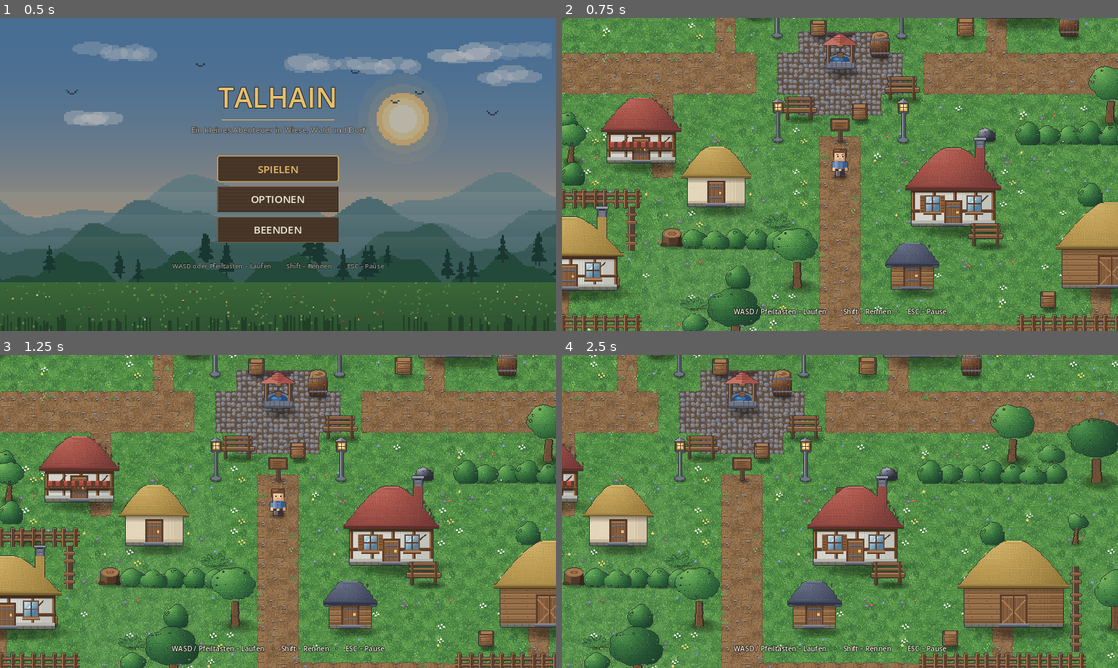
Above: before the commit, frames 1-4 (two rows, left to right).
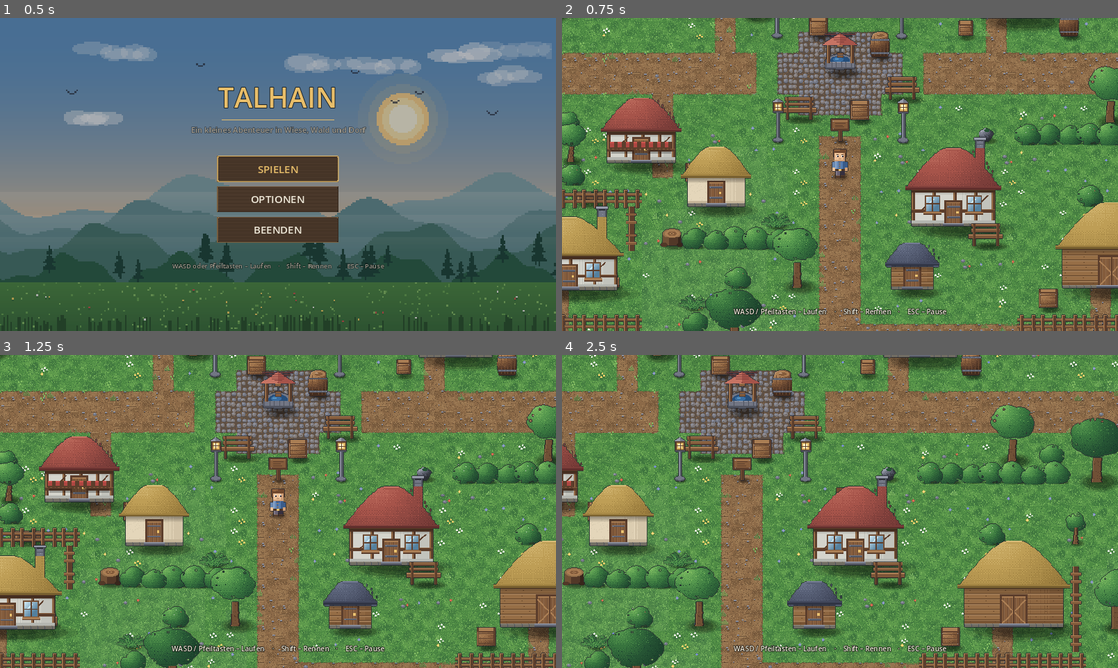
Above: after the commit, the same moments.

Repository: Liouinz/2D-Spiel-
Game: Godot game, scene res://scenes/main.tscn
Same seed, same stepped clock (60 frames per second), same inputs: the game is played once before the commit and once after it.
Inputs (mouse positions are in pixels of both pictures, inside the frame that each line leads up to):
- Up to frame 1 (0.5 s): no input
- Up to frame 2 (0.75 s): click "SPIELEN" at 0.5 s
- Up to frame 3 (1.25 s): no input
- Up to frame 4 (2.5 s): tap Enter at 1.25 s; move the mouse to (962, 495) at 1.27 s; hold D (move_right) 1.28-2 s; hold Shift (run) 1.28-2 s; click (962, 495) at 1.42 s; tap Space at 1.52 s; drag from (728, 527) to (812, 574) at 2.02 s

Frame 1 is identical in both runs. In frame 2, 2.7% of the frame differs, in the area x 0-100%, y 0-100%; in frame 3, 2.7%; in frame 4, 3.3%.

Commit message:
Feinschliff, Credits und Vorher/Nachher-Vergleich
- Farne waren bei 32 Pixeln praktisch unsichtbar: Wedel mit zweifarbigem
  Mittelstiel und paarweisen Fiederblaettchen
- Fichten wirkten als schmale Dreiecke: breitere Etagen mit zweiter,
  versetzter Lage
- Birke: Krone tiefer angesetzt, damit weniger heller Stamm frei steht
- Bodenschatten kraeftiger, die Objekte standen zu sehr ueber dem Boden

CREDITS.md (Auftrag §19/§20): Das Projekt enthaelt keine fremden
Asset-Dateien. Alle Grafiken und Klaenge werden zur Laufzeit berechnet.
Godot selbst (MIT) und die von der Engine gestellte Schrift sind als
einzige fremde Bestandteile dokumentiert. Die Vorbilder aus dem Auftrag
sind als reine Gestaltungsorientierung benannt, ohne uebernommene Inhalte.

Diese Aussage ist nicht nur behauptet: Der Selbsttest durchsucht res://
nach Bild-, Ton- und Schriftdateien und schlaegt fehl, sobald eine
auftaucht. 36 Pruefungen gruen.

README: eindeutige Startanleitung (Auftrag §24) und Vorher/Nachher-Tabelle
mit den Bildschirmfotos beider Aufloesungsstufen (Auftrag §22).

Co-Authored-By: Claude Opus 5 <noreply@anthropic.com>
Claude-Session: https://claude.ai/code/session_01HgYAB6E32DDv1UqE7nxM7u

Diff:
--- a/src/dev/self_test.gd
+++ b/src/dev/self_test.gd
@@ -180,6 +180,11 @@
 
 	_check(ms_physics < 8.0, "Physikzeit pro Bild unter 8 ms (%.2f)" % ms_physics)
 
+	# --- Lizenzlage: das Projekt darf keine fremden Asset-Dateien enthalten ---
+	var assets := _find_assets("res://")
+	_check(assets.is_empty(), "Keine Asset-Dateien im Projekt (%s)" %
+		("keine" if assets.is_empty() else ", ".join(assets)))
+
 	# --- Audio ---
 	_check(Audio._sfx.size() >= 5, "Effektklänge erzeugt (%d)" % Audio._sfx.size())
 	_check(Audio._music.has("world") and Audio._music["world"].data.size() > 1000,
@@ -218,6 +223,32 @@
 	for f: String in _fails:
 		print("   fehlgeschlagen: ", f)
 	get_tree().quit(0 if _fails.is_empty() else 1)
+
+## Sucht Bild-, Ton- und Schriftdateien im Projekt. Alle Grafiken und Klänge
+## werden zur Laufzeit berechnet; ein Treffer hier hieße, dass sich doch eine
+## fremde Datei eingeschlichen hat und in CREDITS.md gehören würde.
+func _find_assets(path: String) -> Array[String]:
+	const SUFFIX := [".png", ".jpg", ".jpeg", ".wav", ".ogg", ".mp3", ".ttf", ".otf"]
+	var found: Array[String] = []
+	var dir := DirAccess.open(path)
+	if dir == null:
+		return found
+	dir.list_dir_begin()
+	var name := dir.get_next()
+	while name != "":
+		var full := path.path_join(name)
+		if dir.current_is_dir():
+			# docs/ enthält Bildschirmfotos für die Dokumentation, keine Spielinhalte
+			if not name.begins_with(".") and name != "docs" and name != "prototype_godsim":
+				found.append_array(_find_assets(full))
+		else:
+			for suffix: String in SUFFIX:
+				if name.to_lower().ends_with(suffix):
+					found.append(full)
+					break
+		name = dir.get_next()
+	dir.list_dir_end()
+	return found
 
 func _drive(action: String, frames: int) -> void:
 	Input.action_press(action)
--- a/src/gfx/prop_art.gd
+++ b/src/gfx/prop_art.gd
@@ -30,7 +30,7 @@
 	d["oak_small"] = _entry(_series(rng, 3, func(r: RandomNumberGenerator) -> Dictionary:
 		return _deciduous(r, 52, 64, green, 5, 1.44)))
 	d["birch"] = _entry(_series(rng, 3, func(r: RandomNumberGenerator) -> Dictionary:
-		return _deciduous(r, 64, 84, green, 6, 1.72, true)))
+		return _deciduous(r, 68, 80, green, 7, 1.8, true)))
 	d["old_tree"] = _entry(_series(rng, 2, func(r: RandomNumberGenerator) -> Dictionary:
 		return _deciduous(r, 92, 104, deep_green, 7, 2.5)))
 	d["sapling"] = _entry(_series(rng, 3, func(r: RandomNumberGenerator) -> Dictionary:
@@ -38,9 +38,9 @@
 
 	# --- Nadelbäume --------------------------------------------------------
 	d["pine"] = _entry(_series(rng, 3, func(r: RandomNumberGenerator) -> Dictionary:
-		return _conifer(r, 60, 108, 6)))
+		return _conifer(r, 66, 96, 6)))
 	d["pine_small"] = _entry(_series(rng, 3, func(r: RandomNumberGenerator) -> Dictionary:
-		return _conifer(r, 44, 72, 5)))
+		return _conifer(r, 50, 64, 5)))
 
 	# --- Unterholz und Steine ---------------------------------------------
 	d["bush"] = _entry(_series(rng, 4, func(r: RandomNumberGenerator) -> Dictionary:
@@ -95,10 +95,10 @@
 ## einzeln gezeichnet — ein unscharfer Fleck verträgt das problemlos.
 static func shadow_texture() -> ImageTexture:
 	var img := Pixel.make(64, 32)
-	Pixel.ellipse(img, 32, 16, 31.0, 15.0, Color(0, 0, 0, 0.08))
-	Pixel.ellipse(img, 32, 16, 26.0, 12.5, Color(0, 0, 0, 0.13))
-	Pixel.ellipse(img, 32, 16, 20.0, 9.5, Color(0, 0, 0, 0.15))
-	Pixel.ellipse(img, 30, 15, 12.0, 5.5, Color(0, 0, 0, 0.10))
+	Pixel.ellipse(img, 32, 16, 31.0, 15.0, Color(0, 0, 0, 0.11))
+	Pixel.ellipse(img, 32, 16, 26.0, 12.5, Color(0, 0, 0, 0.17))
+	Pixel.ellipse(img, 32, 16, 20.0, 9.5, Color(0, 0, 0, 0.20))
+	Pixel.ellipse(img, 30, 15, 12.0, 5.5, Color(0, 0, 0, 0.14))
 	return Pixel.tex(img)
 
 ## Wählt eine Variante zufällig aus.
@@ -157,7 +157,7 @@
 	# Die Birke bekommt eine tiefer sitzende, größere Krone — sonst wirkt der
 	# helle Stamm wie ein Pfahl mit einem Blattball obendrauf.
 	var crown_cy := h * (rng.randf_range(0.32, 0.40) if birch else rng.randf_range(0.30, 0.38))
-	var crown_bottom := h * (rng.randf_range(0.70, 0.78) if birch else rng.randf_range(0.62, 0.70))
+	var crown_bottom := h * (rng.randf_range(0.76, 0.84) if birch else rng.randf_range(0.62, 0.70))
 	_trunk(img, w * 0.5, h - 1.0, crown_bottom - 2.0, trunk_w, lean, rng, birch)
 
 	# Krone aus überlappenden Ballen, danach Kerben in die Silhouette
@@ -200,9 +200,12 @@
 	for i in tiers:
 		var t := float(i) / float(tiers - 1)
 		var y := lerpf(bottom, top + h * 0.16, t)
-		var half := lerpf(w * 0.48, w * 0.14, t) * rng.randf_range(0.92, 1.06)
-		var tip := y - h * lerpf(0.24, 0.16, t)
+		var half := lerpf(w * 0.54, w * 0.17, t) * rng.randf_range(0.92, 1.06)
+		var tip := y - h * lerpf(0.30, 0.20, t)
 		Pixel.triangle(img, cx - half, y, cx + half, y, cx, tip, Palette.PINE)
+		# zweite, leicht versetzte Lage macht die Zweigetagen dichter
+		Pixel.triangle(img, cx - half * 0.86, y - h * 0.03, cx + half * 0.86, y - h * 0.03,
+			cx, tip - h * 0.02, Palette.PINE)
 		# gezackte Unterkante statt gerader Linie
 		var steps := int(half * 2.0)
 		for s in steps:
@@ -254,29 +257,33 @@
 	return _variant(img, Vector2(w * 0.32, 3.0), Vector2(w * 0.36, 2.6))
 
 static func _fern(rng: RandomNumberGenerator) -> Dictionary:
-	var img := Pixel.make(48, 40)
-	var count := rng.randi_range(9, 12)
+	var img := Pixel.make(48, 42)
+	var count := rng.randi_range(7, 9)
 	for i in count:
-		var a := lerpf(-2.75, -0.35, float(i) / float(count - 1)) + rng.randf_range(-0.12, 0.12)
-		var length := rng.randf_range(18.0, 26.0)
+		var a := lerpf(-2.55, -0.55, float(i) / float(count - 1)) + rng.randf_range(-0.10, 0.10)
+		var length := rng.randf_range(20.0, 28.0)
 		var mid := Palette.LEAF_LIGHT if i % 2 == 0 else Palette.LEAF
-		var prev := Vector2(24.0, 39.0)
+		var prev := Vector2(24.0, 41.0)
 		for s in int(length):
 			var t := float(s) / length
 			# Wedel biegen sich nach außen und hängen an der Spitze ab
 			var ang := a + t * 0.55 * signf(cos(a))
 			var p := prev + Vector2(cos(ang), sin(ang) * 0.85)
+			# Mittelstiel zwei Pixel breit, sonst verschwindet der Wedel
 			Pixel.px(img, int(p.x), int(p.y), mid)
-			# Fiederblättchen
+			Pixel.px(img, int(p.x), int(p.y) + 1, Palette.LEAF_DARK)
+			# Fiederblättchen paarweise nach beiden Seiten
 			if s >= 2 and s % 2 == 0:
-				var side := Vector2(-sin(ang), cos(ang)) * (1.0 - t) * 5.0
-				Pixel.px(img, int(p.x + side.x), int(p.y + side.y), Palette.LEAF_DARK)
-				Pixel.px(img, int(p.x + side.x * 0.5), int(p.y + side.y * 0.5), mid)
-				Pixel.px(img, int(p.x - side.x), int(p.y - side.y), mid)
-				Pixel.px(img, int(p.x - side.x * 0.5), int(p.y - side.y * 0.5), Palette.LEAF_LIGHT)
+				var normal := Vector2(-sin(ang), cos(ang))
+				var reach := (1.0 - t * 0.7) * 5.5
+				for k in 3:
+					var f := (k + 1) / 3.0
+					var o := normal * reach * f
+					Pixel.px(img, int(p.x + o.x), int(p.y + o.y), mid if k < 2 else Palette.LEAF_DARK)
+					Pixel.px(img, int(p.x - o.x), int(p.y - o.y), Palette.LEAF_LIGHT if k < 2 else mid)
 			prev = p
-	Pixel.outline(img, Color(Palette.OUTLINE.r, Palette.OUTLINE.g, Palette.OUTLINE.b, 0.5))
-	return _variant(img, Vector2.ZERO, Vector2(12.0, 4.4))
+	Pixel.outline(img, Color(Palette.OUTLINE.r, Palette.OUTLINE.g, Palette.OUTLINE.b, 0.55))
+	return _variant(img, Vector2.ZERO, Vector2(13.0, 5.0))
 
 # --- Felsen ------------------------------------------------------------------
 
Binary file changed: docs/bilder/dorf.png
Binary file changed: docs/bilder/hauptmenue.png
Binary file changed: docs/bilder/requisiten.png
Binary file changed: docs/bilder/strand.png
Binary file added: docs/bilder/vorher_dorf.png
Binary file added: docs/bilder/vorher_strand.png
Binary file added: docs/bilder/vorher_wald.png
Binary file changed: docs/bilder/wald.png
Not shown, added: CREDITS.md
Not shown, changed: README.md
Not shown, changed: docs/architektur.md
